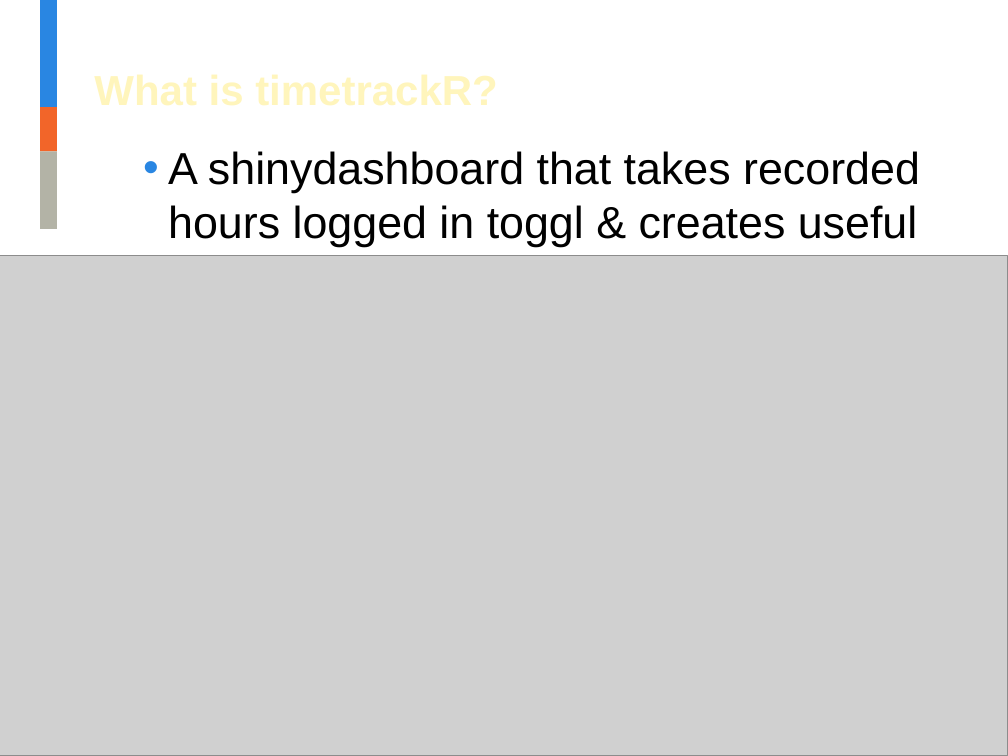
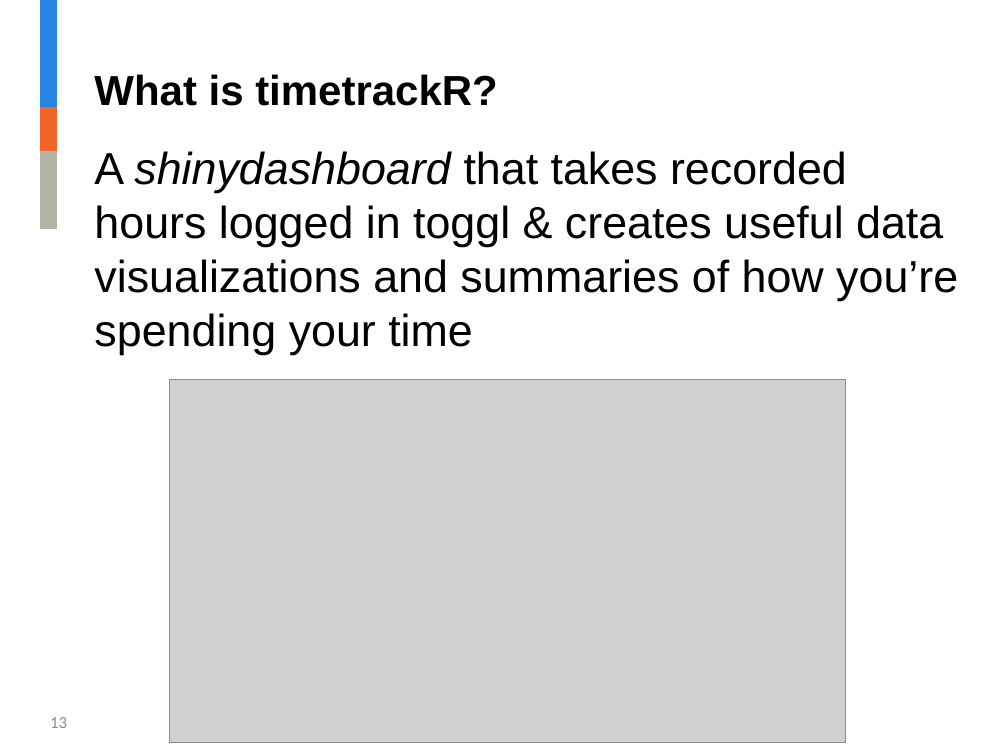
Before and after one commit to jalavery/timetrackR, a slide deck: slide 13 of Strategy and Innovation timetrackR Presentation.pptx. Drawn at 1008x756 pixels with LibreOffice and Linux fonts; fonts in the diff are those of the drawing; grey boxes stand for pictures; background and template pictures are left out. Boxes give left, top, right and bottom in pixels: in the first picture for what was removed or moved away, otherwise in the second. Text is boxed around its words. In the diff, an @@ line names an element or a change of style, - is before the commit and + after.

```diff
--- a/Strategy and Innovation timetrackR Presentation.pptx
+++ b/Strategy and Innovation timetrackR Presentation.pptx
@@ title "What is timetrackR?" at [94,74,498,106]: text colour #FFF5BC to #000000 @@
@@ text "A shinydashboard that takes recorded ...": place and size @@
-text "A shinydashboard that takes recorded ..." at [168,151,920,302]
+text "A shinydashboard that takes recorded ..." at [94,151,958,355]
@@ text "A shinydashboard that takes recorded ..." at [94,151,958,355]: italic on in "shinydashboard"; bullet • to none @@
@@ picture removed at [0,256,1008,756] @@
@@ picture added at [169,380,846,743] @@
@@ page number added at [50,717,67,728], 12 pt, text #8C8C8C @@
+13
```
Also in this commit, not shown: 9 other slides changed, 2 slides removed, 1 other file.
